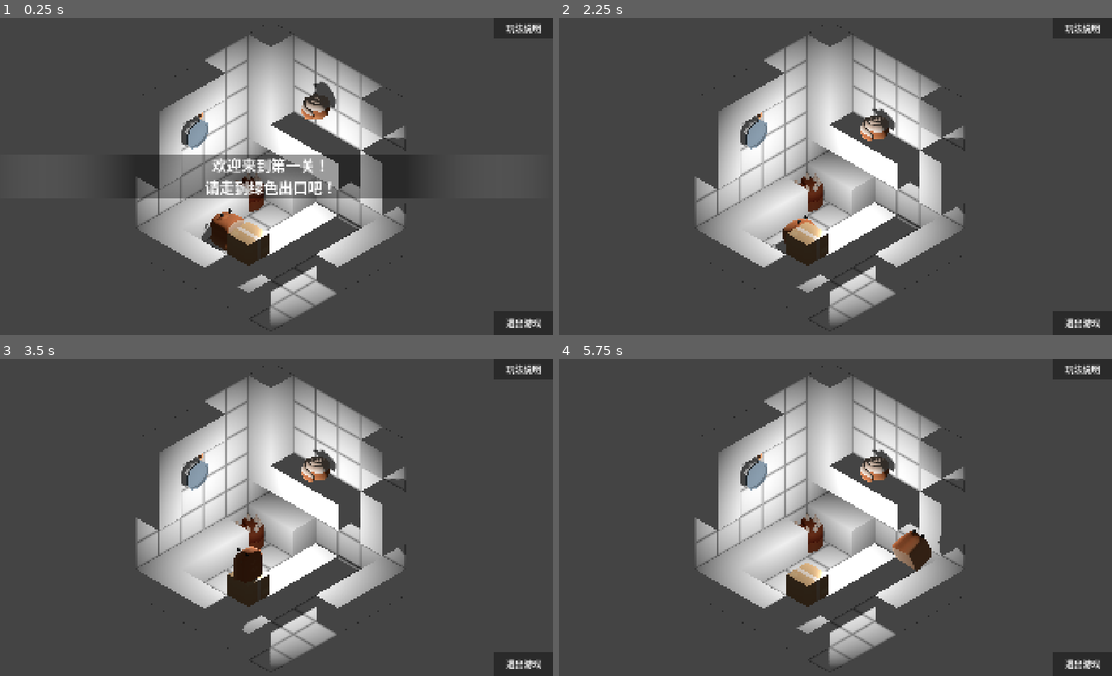
Above: before the commit, frames 1-4 (two rows, left to right).
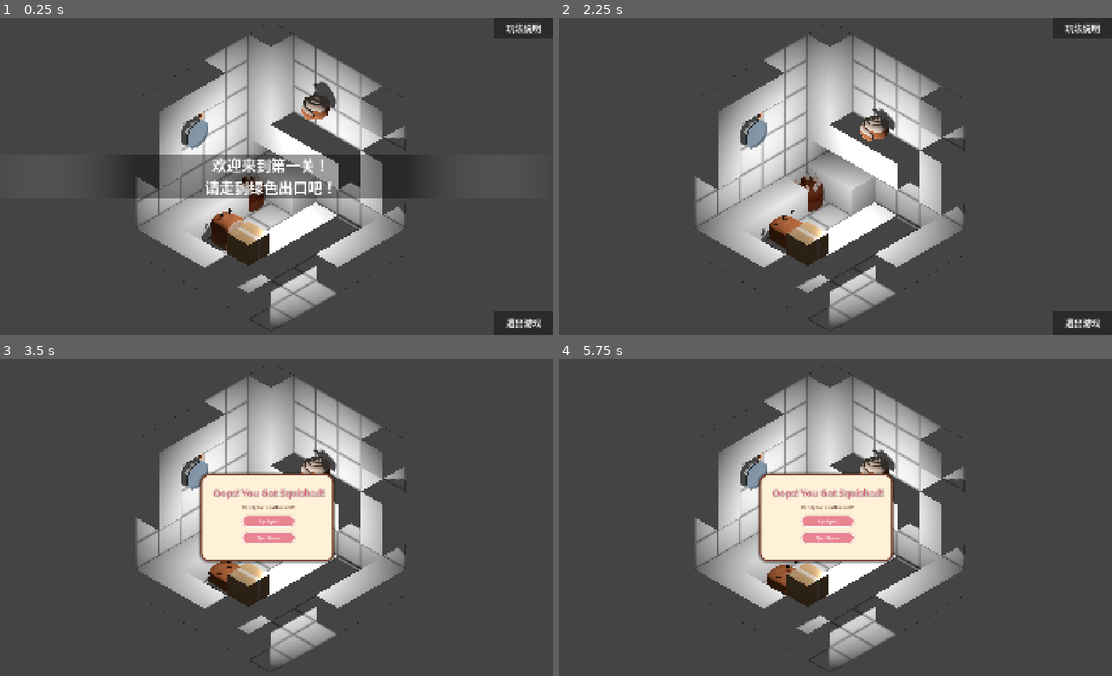
Above: after the commit, the same moments.

Repository: EncodedSpace/cube3d
Game: Godot game, scene res://level1/main.tscn
The game is run twice, just before and just after one commit, with the same random seed, the same clock (stepped at 60 frames per second) and the same inputs. This scene is started directly instead of the project's main scene.
Inputs (mouse positions are in pixels of both pictures, inside the frame that each line leads up to):
- Up to frame 1 (0.25 s): no input
- Up to frame 2 (2.25 s): click "玩法说明" at 0.5 s; click "返回游戏" at 1.25 s; tap Enter at 2 s; hold Right (move_right) from 2.03 s (still down); tap K at 2.1 s
- Up to frame 3 (3.5 s): tap Space (jump) at 2.27, 2.3, 2.57, 2.85, 3.02, 3.32 s; release Right (move_right) at 2.78 s; hold S (move_back) from 2.78 s (still down); tap K at 3.05 s
- Up to frame 4 (5.75 s): release S (move_back) at 3.5 s; click (829, 520) at 3.5 s, where only the run after the commit has a clickable "Try Again"; hold Right (move_right) 4.28-5.03 s; tap K at 4.35, 5.1 s; tap Space (jump) at 4.55, 5.27, 5.57 s; hold W (move_forward) from 5.03 s (still down)

The runs differ from the first frame. In frame 2, 0.4% of the frame differs, in the area x 36-47%, y 60-75%; in frame 3, 8.8%; in frame 4, 9.0%, in the area x 35-100%, y 0-100%.

Commit message:
Add player death system and game-over UI

Diff:
--- /dev/null
+++ b/global_script/crush_detector.gd
@@ -0,0 +1,88 @@
+extends Node
+
+
+@onready var box: RigidBody3D = get_parent() as RigidBody3D
+
+var previous_velocity: Vector3 = Vector3.ZERO
+var crush_started: bool = false
+
+func _physics_process(_delta: float) -> void:
+	previous_velocity = box.linear_velocity
+
+func _ready() -> void:
+	if box == null:
+		push_error("CrushDetector 的父节点必须是 RigidBody3D")
+		return
+
+	box.contact_monitor = true
+	box.max_contacts_reported = 8
+	box.body_entered.connect(_on_body_entered)
+
+func _on_body_entered(body: Node) -> void:
+	if crush_started:
+		return
+
+	if not body.has_method("die"):
+		return
+
+	if not body.has_method("get_death_height_scale"):
+		return
+
+	var was_falling: bool = previous_velocity.y < -0.5
+	var was_above: bool = (
+		box.global_position.y
+		> body.global_position.y + 0.25
+	)
+
+	if not was_falling or not was_above:
+		return
+
+	var player_collision := (
+		body.get_node_or_null("CollisionShape3D")
+		as CollisionShape3D
+	)
+
+	if player_collision == null:
+		return
+
+	var player_shape := player_collision.shape as BoxShape3D
+	if player_shape == null:
+		return
+
+	crush_started = true
+
+	# 记录压扁前的真实碰撞高度。
+	var height_before: float = player_shape.size.y
+
+	box.freeze_mode = RigidBody3D.FREEZE_MODE_KINEMATIC
+	box.freeze = true
+	box.linear_velocity = Vector3.ZERO
+	box.angular_velocity = Vector3.ZERO
+
+	body.die()
+
+	var height_scale: float = float(body.get_death_height_scale())
+	var height_after: float = height_before * height_scale
+	var fall_distance: float = height_before - height_after
+
+
+	var start_transform: Transform3D = box.global_transform
+	var target_transform: Transform3D = start_transform
+	target_transform.origin += Vector3.DOWN * fall_distance
+
+	var tween := create_tween()
+	tween.set_process_mode(Tween.TWEEN_PROCESS_PHYSICS)
+	tween.set_trans(Tween.TRANS_QUAD)
+	tween.set_ease(Tween.EASE_OUT)
+
+	tween.tween_method(
+		func(progress: float) -> void:
+			box.global_transform = start_transform.interpolate_with(
+				target_transform,
+				progress
+			),
+		0.0,
+		1.0,
+		0.35
+	)
+	await tween.finished
--- a/level1/main.tscn
+++ b/level1/main.tscn
@@ -2,15 +2,16 @@
 
 [ext_resource type="Script" uid="uid://6tyii205io1d" path="res://level1/cube_world.gd" id="1_onvak"]
 [ext_resource type="PlaneMesh" uid="uid://bwlkgwred161v" path="res://assets/new_plane_mesh.tres" id="2_qxp3c"]
-[ext_resource type="Material" uid="uid://bkhbhiffawrma" path="res://siu_material.tres" id="3_qxp3c"]
+[ext_resource type="Material" uid="uid://bkhbhiffawrma" path="res://assets/material/siu_material.tres" id="3_qxp3c"]
 [ext_resource type="Script" uid="uid://d1wgfaq162a23" path="res://level1/ui_ingame.gd" id="4_jnms4"]
 [ext_resource type="PackedScene" uid="uid://5dwpsxuib8kf" path="res://assets/model/box/cake_chocolate_cut.tscn" id="4_rg5yx"]
 [ext_resource type="StyleBox" uid="uid://b7kvhwnskxjva" path="res://assets/story_style.tres" id="5_jnms4"]
 [ext_resource type="PackedScene" uid="uid://dlkosdoufjssr" path="res://assets/model/box/cinnamon_roll.tscn" id="5_rg5yx"]
-[ext_resource type="Script" uid="uid://dbbpbcrddn3oq" path="res://movable_box.gd" id="6_mbox"]
+[ext_resource type="Script" uid="uid://dbbpbcrddn3oq" path="res://global_script/movable_box.gd" id="6_mbox"]
 [ext_resource type="PackedScene" uid="uid://4lrfobg0ygq8" path="res://assets/model/box/box.tscn" id="6_mnrfm"]
 [ext_resource type="PackedScene" uid="uid://dfck0ewf8mv4j" path="res://player/player.tscn" id="7_qfbep"]
 [ext_resource type="PackedScene" uid="uid://bxwg1o4swt0ji" path="res://assets/model/box/frying_pan.tscn" id="7_rg5yx"]
+[ext_resource type="Script" uid="uid://b0yu40hr5sku3" path="res://global_script/crush_detector.gd" id="8_p2avx"]
 
 [sub_resource type="ProceduralSkyMaterial" id="ProceduralSkyMaterial_ig7tw"]
 sky_horizon_color = Color(0.66224277, 0.6717428, 0.6867428, 1)
@@ -28,7 +29,7 @@
 size = Vector3(6, 1, 6)
 
 [sub_resource type="BoxShape3D" id="BoxShape3D_1r6oq"]
-size = Vector3(1, 0.8, 1)
+size = Vector3(0.92, 0.8, 0.92)
 
 [sub_resource type="BoxShape3D" id="BoxShape3D_a7i5e"]
 
@@ -45,6 +46,62 @@
 
 [sub_resource type="StyleBoxFlat" id="StyleBoxFlat_272bh"]
 bg_color = Color(0.43134022, 0.43134025, 0.43134025, 1)
+
+[sub_resource type="StyleBoxFlat" id="StyleBoxFlat_fdgck"]
+bg_color = Color(1, 0.9411765, 0.84705883, 1)
+border_width_left = 6
+border_width_top = 6
+border_width_right = 6
+border_width_bottom = 6
+border_color = Color(0.47843137, 0.2627451, 0.18431373, 1)
+corner_radius_top_left = 28
+corner_radius_top_right = 28
+corner_radius_bottom_right = 28
+corner_radius_bottom_left = 28
+shadow_color = Color(0, 0, 0, 0.39215687)
+shadow_size = 8
+
+[sub_resource type="StyleBoxFlat" id="StyleBoxFlat_awgiv"]
+bg_color = Color(0.9137255, 0.52156866, 0.5686275, 1)
+border_width_left = 3
+border_width_top = 3
+border_width_right = 3
+border_width_bottom = 3
+border_color = Color(1, 1, 1, 1)
+corner_radius_top_left = 18
+corner_radius_top_right = 18
+corner_radius_bottom_right = 18
+corner_radius_bottom_left = 18
+shadow_color = Color(0, 0, 0, 0.09803922)
+shadow_size = 4
+
+[sub_resource type="StyleBoxFlat" id="StyleBoxFlat_nyv7x"]
+bg_color = Color(1, 0.75699997, 0.19, 1)
+border_width_left = 3
+border_width_top = 3
+border_width_right = 3
+border_width_bottom = 3
+border_color = Color(1, 1, 1, 1)
+corner_radius_top_left = 18
+corner_radius_top_right = 18
+corner_radius_bottom_right = 18
+corner_radius_bottom_left = 18
+shadow_color = Color(0, 0, 0, 0.09803922)
+shadow_size = 4
+
+[sub_resource type="StyleBoxFlat" id="StyleBoxFlat_p2avx"]
+bg_color = Color(1, 0.75699997, 0.19, 1)
+border_width_left = 3
+border_width_top = 3
+border_width_right = 3
+border_width_bottom = 3
+border_color = Color(1, 1, 1, 1)
+corner_radius_top_left = 18
+corner_radius_top_right = 18
+corner_radius_bottom_right = 18
+corner_radius_bottom_left = 18
+shadow_color = Color(0, 0, 0, 0.09803922)
+shadow_size = 4
 
 [node name="Main" type="Node3D" unique_id=222267479]
 
@@ -115,6 +172,7 @@
 transform = Transform3D(-4.371139e-08, 1, 0, -1, -4.371139e-08, 0, 0, 0, 1, -3, 3, 0)
 
 [node name="MeshInstance3D" type="MeshInstance3D" parent="Node3D/WALLS/m6" unique_id=1067618000]
+transform = Transform3D(1, 0, 0, 0, 1, 0, 0, 0, 1, -0.0062327385, -0.0003888607, 0.0003248453)
 mesh = ExtResource("2_qxp3c")
 
 [node name="CollisionShape3D" type="CollisionShape3D" parent="Node3D/WALLS/m6" unique_id=258464847]
@@ -139,14 +197,17 @@
 
 [node name="Cinnamon Roll" parent="Node3D/MovableBox2" unique_id=1125339866 instance=ExtResource("5_rg5yx")]
 
-[node name="MovableBox3" type="RigidBody3D" parent="Node3D" unique_id=1671080891]
+[node name="DeadlyBox" type="RigidBody3D" parent="Node3D" unique_id=1671080891]
 transform = Transform3D(1, 0, 0, 0, 1, 0, 0, 0, 1, -1.5, 1.5, 0.5)
 script = ExtResource("6_mbox")
 
-[node name="CollisionShape3D" type="CollisionShape3D" parent="Node3D/MovableBox3" unique_id=408098935]
+[node name="CollisionShape3D" type="CollisionShape3D" parent="Node3D/DeadlyBox" unique_id=408098935]
 shape = SubResource("BoxShape3D_1r6oq")
 
-[node name="Box" parent="Node3D/MovableBox3" unique_id=1837806205 instance=ExtResource("6_mnrfm")]
+[node name="Box" parent="Node3D/DeadlyBox" unique_id=1837806205 instance=ExtResource("6_mnrfm")]
+
+[node name="CrushDetector" type="Node" parent="Node3D/DeadlyBox" unique_id=539819504]
+script = ExtResource("8_p2avx")
 
 [node name="staticboxes" type="Node3D" parent="Node3D" unique_id=562611702]
 
@@ -650,7 +711,7 @@
 
 [node name="OmniLight3D" type="OmniLight3D" parent="." unique_id=666005303]
 transform = Transform3D(1, 0, 0, 0, 1, 0, 0, 0, 1, 0, 3, 0)
-light_energy = 1.952
+light_energy = 1.8
 shadow_enabled = true
 
 [node name="Marker3D" type="Marker3D" parent="." unique_id=1916695867]
@@ -726,6 +787,7 @@
 theme_override_styles/panel = ExtResource("5_jnms4")
 
 [node name="help" type="VBoxContainer" parent="ui_ingame" unique_id=572253042]
+visible = false
 offset_left = 710.0
 offset_top = 240.0
 offset_right = 1220.0
@@ -781,9 +843,87 @@
 theme_override_font_sizes/font_size = 30
 text = "返回游戏"
 
+[node name="GameOverPanel" type="ColorRect" parent="ui_ingame" unique_id=1723698820]
+offset_left = 220.0
+offset_top = 94.0
+offset_right = 1676.0
+offset_bottom = 988.0
+color = Color(1, 1, 1, 0)
+
+[node name="CenterContainer" type="CenterContainer" parent="ui_ingame/GameOverPanel" unique_id=1545602693]
+layout_mode = 1
+anchors_preset = 15
+anchor_right = 1.0
+anchor_bottom = 1.0
+grow_horizontal = 2
+grow_vertical = 2
+
+[node name="DessertPanel" type="PanelContainer" parent="ui_ingame/GameOverPanel/CenterContainer" unique_id=917009480]
+custom_minimum_size = Vector2(420, 300)
+layout_mode = 2
+theme_override_styles/panel = SubResource("StyleBoxFlat_fdgck")
+
+[node name="ContentMargin" type="MarginContainer" parent="ui_ingame/GameOverPanel/CenterContainer/DessertPanel" unique_id=244082431]
+layout_mode = 2
+theme_override_constants/margin_left = 36
+theme_override_constants/margin_top = 36
+theme_override_constants/margin_right = 28
+theme_override_constants/margin_bottom = 28
+
+[node name="GameOverContent" type="VBoxContainer" parent="ui_ingame/GameOverPanel/CenterContainer/DessertPanel/ContentMargin" unique_id=1071968889]
+layout_mode = 2
+theme_override_constants/separation = 16
+
+[node name="GameOverTitle" type="Label" parent="ui_ingame/GameOverPanel/CenterContainer/DessertPanel/ContentMargin/GameOverContent" unique_id=1077092723]
+layout_mode = 2
+theme_override_colors/font_color = Color(0.84705883, 0.36078432, 0.41568628, 1)
+theme_override_colors/font_shadow_color = Color(0, 0, 0, 0.3137255)
+theme_override_colors/font_outline_color = Color(1, 1, 1, 1)
+theme_override_constants/outline_size = 6
+theme_override_constants/shadow_outline_size = 10
+theme_override_font_sizes/font_size = 32
+text = "Oops! You Got Squished!"
+horizontal_alignment = 1
+
+[node name="GameOverMessage" type="Label" parent="ui_ingame/GameOverPanel/CenterContainer/DessertPanel/ContentMargin/GameOverContent" unique_id=137474993]
+layout_mode = 2
+theme_override_colors/font_color = Color(0.41960785, 0.24705882, 0.19607843, 1)
+theme_override_font_sizes/font_size = 16
+text = "Ready for another roll?"
+horizontal_alignment = 1
+
+[node name="RestartButton" type="Button" parent="ui_ingame/GameOverPanel/CenterContainer/DessertPanel/ContentMargin/GameOverContent" unique_id=947897168]
+custom_minimum_size = Vector2(180, 40)
+layout_mode = 2
+size_flags_horizontal = 4
+theme_override_colors/font_color = Color(1, 1, 1, 1)
+theme_override_colors/font_pressed_color = Color(1, 0.75699997, 0.19, 1)
+theme_override_colors/font_hover_color = Color(0.47843137, 0.2627451, 0.18431373, 1)
+theme_override_font_sizes/font_size = 15
+theme_override_styles/normal = SubResource("StyleBoxFlat_awgiv")
+theme_override_styles/pressed = SubResource("StyleBoxFlat_nyv7x")
+theme_override_styles/hover = SubResource("StyleBoxFlat_p2avx")
+text = "Try Again"
+
+[node name="QuitButton" type="Button" parent="ui_ingame/GameOverPanel/CenterContainer/DessertPanel/ContentMargin/GameOverContent" unique_id=665361691]
+custom_minimum_size = Vector2(180, 40)
+layout_mode = 2
+size_flags_horizontal = 4
+theme_override_colors/font_color = Color(1, 1, 1, 1)
+theme_override_colors/font_pressed_color = Color(1, 0.75699997, 0.19, 1)
+theme_override_colors/font_hover_color = Color(0.47843137, 0.2627451, 0.18431373, 1)
+theme_override_font_sizes/font_size = 15
+theme_override_styles/normal = SubResource("StyleBoxFlat_awgiv")
+theme_override_styles/pressed = SubResource("StyleBoxFlat_nyv7x")
+theme_override_styles/hover = SubResource("StyleBoxFlat_p2avx")
+text = "Quit Game
+"
+
 [connection signal="body_entered" from="Node3D/staticboxes/StaticBox_EXIT" to="ui_ingame" method="_on_exit_body_entered"]
 [connection signal="pressed" from="ui_ingame/exit" to="ui_ingame" method="_on_exit_pressed"]
 [connection signal="pressed" from="ui_ingame/back" to="ui_ingame" method="_on_back_pressed"]
-[connection signal="pressed" from="ui_ingame/next" to="ui_ingame" method="_on_back_pressed"]
+[connection signal="pressed" from="ui_ingame/next" to="ui_ingame" method="_on_next_pressed"]
 [connection signal="pressed" from="ui_ingame/help_button" to="ui_ingame" method="_on_help_button_pressed"]
 [connection signal="pressed" from="ui_ingame/help/back_to_game" to="ui_ingame" method="_on_back_to_game_pressed"]
+[connection signal="pressed" from="ui_ingame/GameOverPanel/CenterContainer/DessertPanel/ContentMargin/GameOverContent/RestartButton" to="ui_ingame" method="_on_restart_button_pressed"]
+[connection signal="pressed" from="ui_ingame/GameOverPanel/CenterContainer/DessertPanel/ContentMargin/GameOverContent/QuitButton" to="ui_ingame" method="_on_quit_button_pressed"]
--- a/level1/player.gd
+++ b/level1/player.gd
@@ -1 +1 @@
-extends "res://player.gd"
+extends "res://player/player.gd"
--- a/level1/ui_ingame.gd
+++ b/level1/ui_ingame.gd
@@ -22,17 +22,31 @@
 
 	_hide_welcome_after_delay()
 
+	$GameOverPanel.visible = false
+
+	var player := get_parent().get_node_or_null("Player")
+	if player != null and player.has_signal("died"):
+		player.died.connect(_on_player_died)
+
 
 func _unhandled_input(event: InputEvent) -> void:
-	# Q = yaw left, E = yaw right. Blocked while paused / on win screen.
 	if get_tree().paused or won:
 		return
+
+	var player := get_parent().get_node_or_null("Player")
+
+	# 角色死亡后禁止 Q/E 旋转。
+	if player != null and player.get("is_dead") == true:
+		return
+
 	var cube := get_parent().get_node_or_null("Node3D")
 	if cube == null:
 		return
+
 	if event.is_action_pressed("rotate_left") and cube.has_method("_on_left_pressed"):
 		cube._on_left_pressed()
 		get_viewport().set_input_as_handled()
+
 	elif event.is_action_pressed("rotate_right") and cube.has_method("_on_right_pressed"):
 		cube._on_right_pressed()
 		get_viewport().set_input_as_handled()
@@ -68,6 +82,7 @@
 	$help_bg.visible = true
 	game_paused()
 
+
 func game_paused() -> void:
 	$exit.disabled = true
 	$welcome.visible = false
@@ -82,6 +97,7 @@
 		box.freeze = true
 
 	get_tree().paused = true
+
 
 func game_continued() -> void:
 	$exit.disabled = false
@@ -100,8 +116,10 @@
 
 	get_tree().paused = false
 
+
 func _on_back_to_game_pressed() -> void:
 	game_continued()
+
 
 func _on_exit_pressed() -> void:
 	get_tree().quit()
@@ -136,3 +154,27 @@
 	if player != null and player.has_method("reset_to_start"):
 		player.reset_to_start()
 		player.set_physics_process(true)
+
+
+func _on_next_pressed() -> void:
+	get_tree().paused = false
+	get_tree().change_scene_to_file("res://level2/main.tscn")
+
+
+func _on_player_died() -> void:
+	for child in get_children():
+		if child is CanvasItem and child != $GameOverPanel:
+			child.visible = false
+
+	$GameOverPanel.visible = true
+	get_tree().paused = true
+
+
+func _on_restart_button_pressed() -> void:
+	get_tree().paused = false
+	get_tree().reload_current_scene()
+
+
+func _on_quit_button_pressed() -> void:
+	get_tree().paused = false
+	get_tree().quit()
--- a/player/player.gd
+++ b/player/player.gd
@@ -1,5 +1,7 @@
 extends CharacterBody3D
 
+signal died
+var is_dead: bool = false
 
 # 重力与起跳力度。
 @export var fall_acceleration := 75.0
@@ -77,8 +79,16 @@
 		_on_roll_finished
 	)
 
-
 func reset_to_start() -> void:
+	var box_shape := collision_shape.shape as BoxShape3D
+
+	if box_shape:
+		box_shape.size.y = 1.0
+		collision_shape.position.y = 0.0
+
+	is_dead = false
+	collision_shape.set_deferred("disabled", false)
+
 	jump_controller.cancel()
 	roll_controller.cancel()
 
@@ -87,7 +97,6 @@
 	was_on_floor = true
 
 	_reset_visual_state()
-
 
 # 世界翻转完成后同步角色状态。
 func sync_move_from_facing() -> void:
@@ -101,7 +110,6 @@
 		is_on_floor()
 		or has_floor_below()
 	)
-
 
 func _reset_visual_state() -> void:
 	pivot.basis = Basis.IDENTITY
@@ -109,8 +117,11 @@
 	visual_body.basis = Basis.IDENTITY
 	visual_body.scale = Vector3.ONE
 
-
 func _physics_process(delta: float) -> void:
+	if is_dead:
+		velocity = Vector3.ZERO
+		return
+
 	if not use_grid_roll:
 		_physics_process_walk(delta)
 		return
@@ -196,7 +207,6 @@
 
 	was_on_floor = on_floor_now
 
-
 # 开场道路等场景使用普通滑动模式。
 func _physics_process_walk(delta: float) -> void:
 	var direction := _get_walk_direction()
@@ -230,7 +240,6 @@
 
 	was_on_floor = on_floor_now
 
-
 func _get_walk_direction() -> Vector3:
 	if screen_relative_move:
 		return get_input_direction()
@@ -253,7 +262,6 @@
 		return Vector3.ZERO
 
 	return input.normalized()
-
 
 func _start_jump(
 	direction: Vector3
@@ -332,7 +340,6 @@
 	return _snap_horizontal_axis(
 		world.normalized()
 	)
-
 
 func _get_screen_move_axes() -> Array[Vector3]:
 	var screen_up := Vector3(
@@ -384,7 +391,6 @@
 		screen_up,
 		screen_right
 	]
-
 
 func _snap_horizontal_axis(
 	value: Vector3
@@ -401,3 +407,54 @@
 		0.0,
 		signf(value.z)
 	)
+
+func die() -> void:
+	if is_dead:
+		return
+
+	is_dead = true
+	velocity = Vector3.ZERO
+
+	if is_instance_valid(jump_controller):
+		jump_controller.cancel()
+
+	if is_instance_valid(roll_controller):
+		roll_controller.cancel()
+
+	# 死亡时让身体重新对齐世界坐标，
+	# 保证压扁方向永远朝向地面。
+	visual_body.basis = Basis.IDENTITY
+
+	# 先播放压扁动画。
+	await visual_body.death_squash()
+
+	var box_shape := collision_shape.shape as BoxShape3D
+
+	if box_shape:
+		var height_scale: float = visual_body.death_height_scale
+		var original_height: float = 1.0
+		var new_height: float = original_height * height_scale
+
+		box_shape.size.y = new_height
+
+		# 保持碰撞体底面位置不变。
+		collision_shape.position.y = -(
+			original_height - new_height
+		) * 0.5
+
+	await visual_body.death_squash()
+
+	died.emit()
+
+# 临时测试：按 K 触发死亡。
+func _unhandled_input(event: InputEvent) -> void:
+	if (
+		event is InputEventKey
+		and event.pressed
+		and not event.echo
+		and event.keycode == KEY_K
+	):
+		die()
+
+func get_death_height_scale() -> float:
+	return visual_body.death_height_scale
--- a/player/player_controller/player_roll.gd
+++ b/player/player_controller/player_roll.gd
@@ -80,7 +80,7 @@
 			+ direction * grid_step
 		)
 
-		# 提前检查下一格是否有墙或障碍。
+				# 提前检查下一格是否有墙或障碍。
 		var test_collision := player.move_and_collide(
 			direction * grid_step,
 			true
@@ -94,12 +94,12 @@
 					test_collision.get_normal(),
 					direction
 				)
-				break
-
-			if _destination_has_obstacle(destination):
-				break
+
+			# 碰到墙、箱子或其他实体，都停止翻滚。
+			break
 
 		visual_face.look_direction(direction)
+
 
 		var roll_succeeded := await _roll_step(
 			direction,
--- a/player/player_visual/Body.gd
+++ b/player/player_visual/Body.gd
@@ -1,5 +1,7 @@
 extends Node3D
 
+@export_range(0.1, 1.0, 0.05)
+var death_height_scale: float = 0.5
 
 # 所有身体形变共用一个 Tween。
 var shape_tween: Tween
@@ -120,3 +122,38 @@
 		Vector3.ONE,
 		0.22
 	)
+
+# 被重物压扁后的死亡动画。
+# 被重物从上方压扁。
+# 缩放的同时向下移动，保证底面固定在地面上。
+func death_squash() -> void:
+	var tween := _create_shape_tween()
+	var start_position := position
+
+	tween.set_trans(Tween.TRANS_QUAD)
+	tween.set_ease(Tween.EASE_OUT)
+	tween.set_parallel(true)
+
+	var final_scale := Vector3(1.20, death_height_scale, 1.20)
+
+	# 向下移动，保证底面贴着地面。
+	var final_position := (
+		start_position
+		+ Vector3.DOWN * ((1.0 - final_scale.y) * 0.2)
+	)
+
+	tween.tween_property(
+		self,
+		"scale",
+		final_scale,
+		0.35
+	)
+
+	tween.tween_property(
+		self,
+		"position",
+		final_position,
+		0.35
+	)
+
+	await tween.finished
--- a/teach/main.tscn
+++ b/teach/main.tscn
@@ -7,7 +7,7 @@
 [ext_resource type="PackedScene" uid="uid://bxwg1o4swt0ji" path="res://assets/model/box/frying_pan.tscn" id="5_fv4yg"]
 [ext_resource type="PackedScene" uid="uid://dfck0ewf8mv4j" path="res://player/player.tscn" id="5_hgqey"]
 [ext_resource type="StyleBox" uid="uid://b7kvhwnskxjva" path="res://assets/story_style.tres" id="5_tlv81"]
-[ext_resource type="Script" uid="uid://dbbpbcrddn3oq" path="res://movable_box.gd" id="6_mbox"]
+[ext_resource type="Script" uid="uid://dbbpbcrddn3oq" path="res://global_script/movable_box.gd" id="6_mbox"]
 
 [sub_resource type="ProceduralSkyMaterial" id="ProceduralSkyMaterial_ig7tw"]
 sky_horizon_color = Color(0.66224277, 0.6717428, 0.6867428, 1)
--- a/teach/player.gd
+++ b/teach/player.gd
@@ -1 +1 @@
-extends "res://player.gd"
+extends "res://player/player.gd"
Binary file added: assets/model/box/source/Pill.glb
Not shown, added: assets/model/box/source/Pill.glb.import
Not shown, added: global_script/crush_detector.gd.uid
Renamed: movable_box.gd -> global_script/movable_box.gd
Renamed: movable_box.gd.uid -> global_script/movable_box.gd.uid
